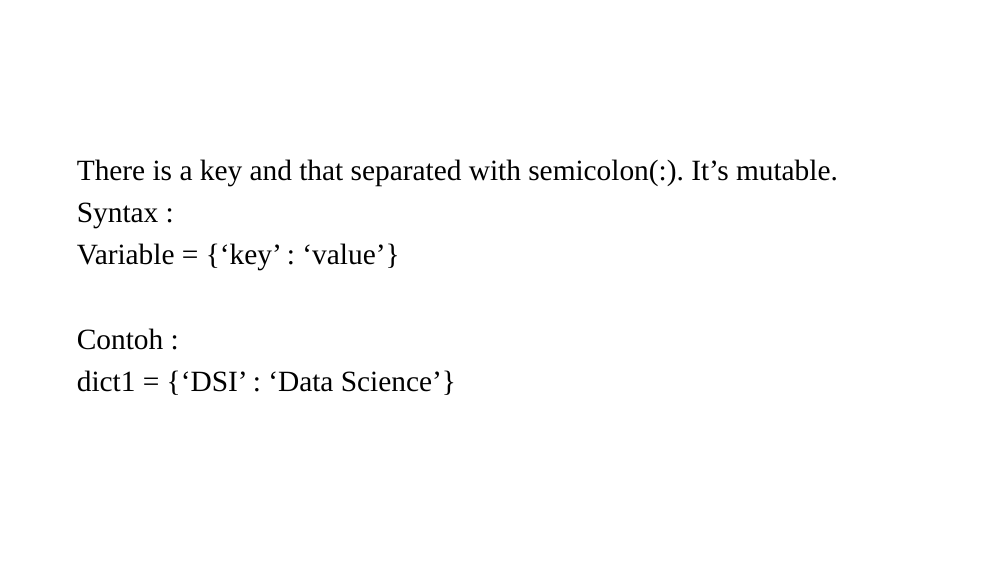
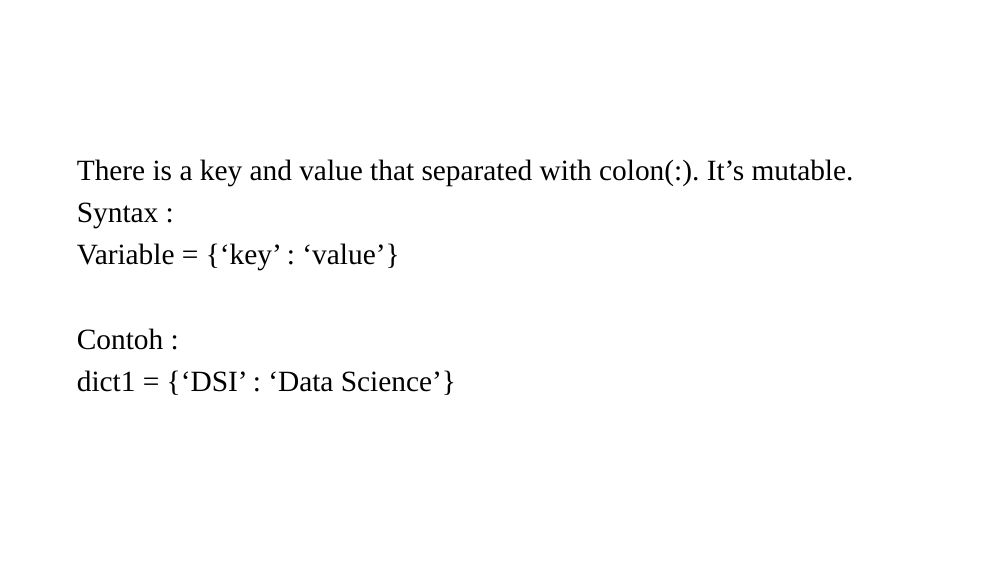
Before and after one commit to Bujutex/CommunityHubDataScience, a slide deck: slide 22 of Documentation/Introduction to Python.pptx. Drawn at 1008x567 pixels with LibreOffice and Linux fonts; fonts in the diff are those of the drawing. Boxes give left, top, right and bottom in pixels: in the first picture for what was removed or moved away, otherwise in the second. Text is boxed around its words. In the diff, an @@ line names an element or a change of style, - is before the commit and + after.

```diff
--- a/Documentation/Introduction to Python.pptx
+++ b/Documentation/Introduction to Python.pptx
@@ text at box(77, 159, 854, 186): text changed @@
-There is a key and that separated with semicolon(:). It’s mutable.
+There is a key and value that separated with colon(:). It’s mutable.
```
Also in this commit, not shown: 2 other slides changed, 3 other files.
